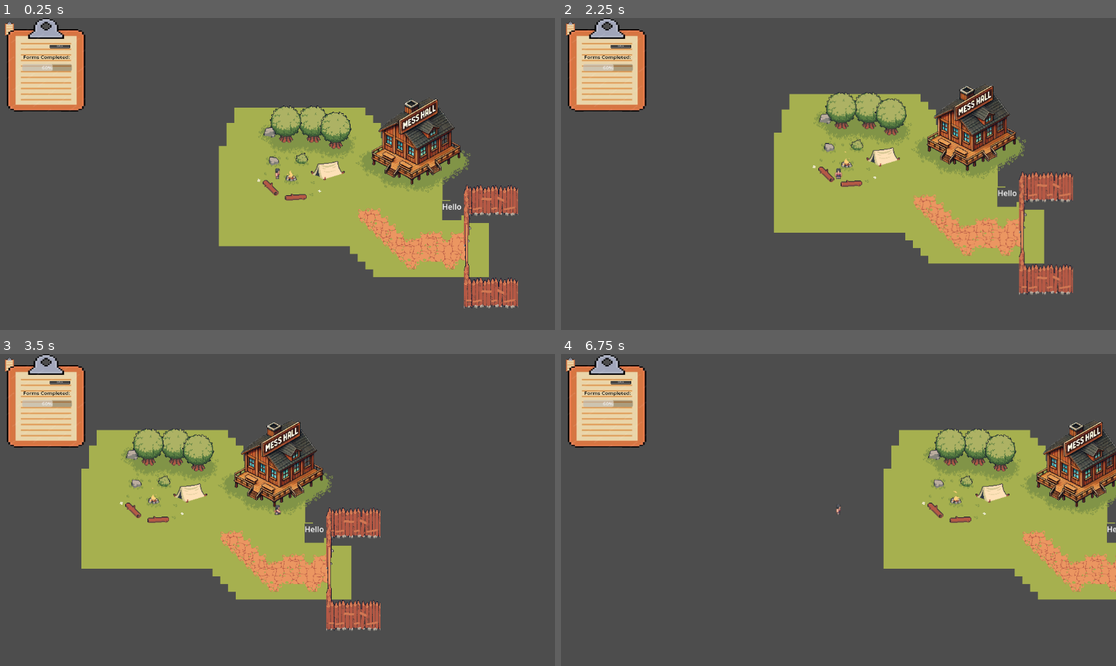
Above: before the commit, frames 1-4 (two rows, left to right).
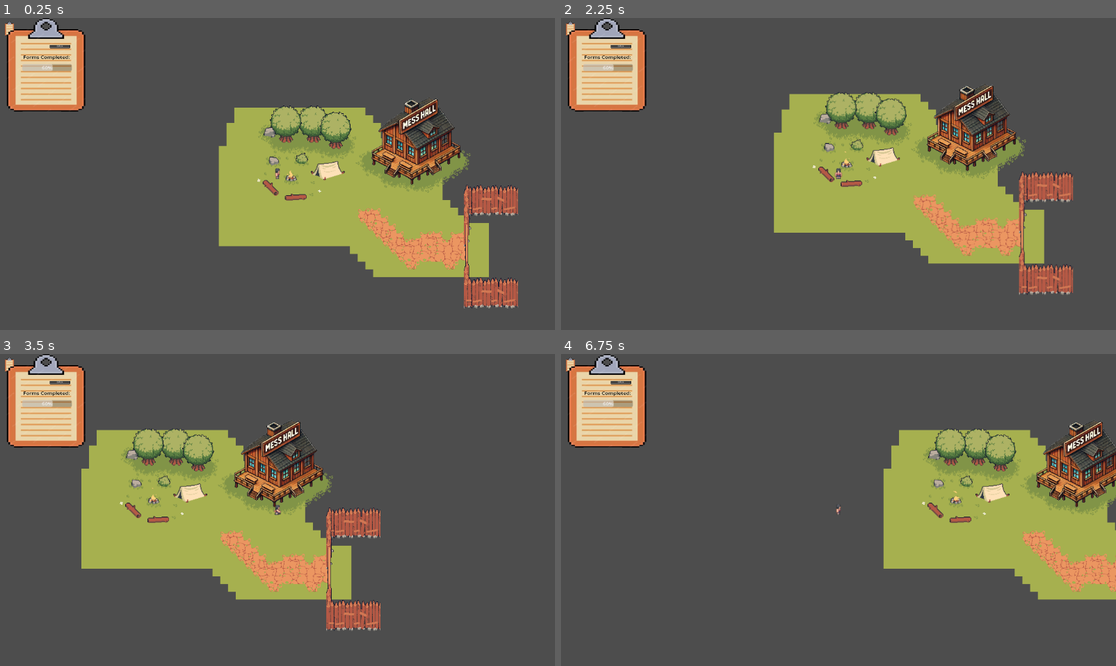
Above: after the commit, the same moments.

Repository: NathanReginato/StaffGame
Game: Godot game, scene res://Sandbox.tscn
Two runs of this game, one before a commit and one after it. Both use one fixed random seed, a clock stepped at 60 frames per second and the inputs below.
Inputs (mouse positions are in pixels of both pictures, inside the frame that each line leads up to):
- Up to frame 1 (0.25 s): no input
- Up to frame 2 (2.25 s): click (572, 27) at 0.52 s; tap Enter at 1.25 s; hold Right (move_right) 1.28-2.03 s; tap Space at 2 s; hold Down (move_down) from 2.03 s (still down)
- Up to frame 3 (3.5 s): tap Enter at 2.75 s; release Down (move_down) at 2.78 s; hold Right (move_right) from 2.78 s (still down)
- Up to frame 4 (6.75 s): release Right (move_right) at 3.53 s; hold Up (move_up) 3.53-4.28 s; hold Left (move_left) 4.28-5.78 s; hold Down (move_down) 5.78-6.53 s; hold Right (move_right) from 6.53 s (still down)

The runs differ from the first frame. In frame 1, 0.2% of the frame differs, in the area x 79-84%, y 58-65%; in frame 2, 0.2%, in the area x 78-83%, y 54-61%; in frame 3, 0.2%; in frame 4, 0.1%.

Commit message:
add new text info

Diff:
--- a/Sandbox/Gate.gd
+++ b/Sandbox/Gate.gd
@@ -1,13 +1,22 @@
 extends Area2D
 var _gate_open = false
+
 # Called when the node enters the scene tree for the first time.
 func _ready():
 	self.monitoring = true
+	get_node("GateInfo").visible = false
 
 
 func _on_body_entered(body):
 	if "is_player" in body and body.is_player == true:
 		if _gate_open == false:
-			get_node("Gate/AnimatedSprite2D").play("gate_open")
-			get_node("Gate/CollisionShape2D").disabled = true
-			_gate_open = true
+			#get_node("Gate/AnimatedSprite2D").play("gate_open")
+			#get_node("Gate/CollisionShape2D").disabled = true
+			get_node("GateInfo").visible = true
+			#_gate_open = true
+
+
+func _on_body_exited(body):
+	if "is_player" in body and body.is_player == true:
+		if get_node("GateInfo").visible:
+			get_node("GateInfo").visible = false
--- a/Sandbox/Sandbox.tscn
+++ b/Sandbox/Sandbox.tscn
@@ -8,7 +8,8 @@
 [ext_resource type="Texture2D" uid="uid://4plsjkxenc5j" path="res://Village Tileset/1.1 Tiles/Tileset2.png" id="20_6hawp"]
 [ext_resource type="Script" path="res://Gate.gd" id="20_8bf70"]
 [ext_resource type="Texture2D" uid="uid://dliy1elthu5r" path="res://Village Tileset/3 Animated Objects/DoubleDoor2.png" id="20_alu50"]
-[ext_resource type="Texture2D" uid="uid://dyrkmnfa8bcl" path="res://One Off Assets/resultmesshall.png" id="26_5qslv"]
+[ext_resource type="Texture2D" uid="uid://b5mwl5nyqlwde" path="res://One Off Assets/text-space-scroll-paper-pixel-art-style_475147-2697-removebg-preview.png" id="25_b3jwq"]
+[ext_resource type="Texture2D" uid="uid://ds3yfq2ty1qeo" path="res://One Off Assets/resultmesshall.png" id="26_5qslv"]
 [ext_resource type="Texture2D" uid="uid://deac834vtbre1" path="res://Field Tileset/1 Tiles/FieldsTileset.png" id="65_4sg5m"]
 [ext_resource type="Texture2D" uid="uid://bilo5448unwv1" path="res://Field Tileset/3 Animated Objects/2 Campfire/2.png" id="72_t0ueo"]
 [ext_resource type="Texture2D" uid="uid://bk5c0k21rpixs" path="res://Field Tileset/2 Objects/1 Shadow/3.png" id="73_8x6uv"]
@@ -675,6 +676,13 @@
 "speed": 5.0
 }]
 
+[sub_resource type="SystemFont" id="SystemFont_x1vil"]
+font_names = PackedStringArray("Pixeloid Mono")
+
+[sub_resource type="LabelSettings" id="LabelSettings_rarfx"]
+font_size = 22
+font_color = Color(0, 0, 0, 1)
+
 [sub_resource type="TileSetAtlasSource" id="TileSetAtlasSource_bm2i7"]
 texture = ExtResource("20_6hawp")
 texture_region_size = Vector2i(16, 64)
@@ -981,19 +989,6 @@
 [node name="GateArea" type="Node2D" parent="Static Assets"]
 position = Vector2(620, 182)
 
-[node name="ColorRect" type="ColorRect" parent="Static Assets/GateArea"]
-offset_left = 21.0
-offset_top = 12.0
-offset_right = 61.0
-offset_bottom = 52.0
-color = Color(0.306923, 0.306923, 0.306923, 1)
-metadata/_edit_group_ = true
-
-[node name="GateText" type="Label" parent="Static Assets/GateArea/ColorRect"]
-offset_right = 40.0
-offset_bottom = 23.0
-text = "Hello"
-
 [node name="Gate" type="Area2D" parent="Static Assets/GateArea"]
 position = Vector2(72, 73)
 script = ExtResource("20_8bf70")
@@ -1007,13 +1002,34 @@
 [node name="CollisionShape2D" type="CollisionShape2D" parent="Static Assets/GateArea/Gate/Gate"]
 position = Vector2(0.5, 30)
 shape = SubResource("RectangleShape2D_exjar")
-disabled = true
 
 [node name="AnimatedSprite2D" type="AnimatedSprite2D" parent="Static Assets/GateArea/Gate/Gate"]
 position = Vector2(18.25, 17)
 scale = Vector2(0.97541, 1)
 sprite_frames = SubResource("SpriteFrames_upwwf")
 animation = &"gate_open"
+
+[node name="GateInfo" type="Node2D" parent="Static Assets/GateArea/Gate"]
+z_index = 200
+position = Vector2(-28, -146)
+
+[node name="Sprite2D" type="Sprite2D" parent="Static Assets/GateArea/Gate/GateInfo"]
+position = Vector2(25, 94)
+scale = Vector2(0.27004, 0.297094)
+texture = ExtResource("25_b3jwq")
+
+[node name="GateText" type="Label" parent="Static Assets/GateArea/Gate/GateInfo/Sprite2D"]
+offset_left = -114.798
+offset_top = -6.73188
+offset_right = 140.202
+offset_bottom = 50.2681
+theme_override_fonts/font = SubResource("SystemFont_x1vil")
+theme_override_font_sizes/font_size = 0
+text = "Fill out a form
+to open the gate!"
+label_settings = SubResource("LabelSettings_rarfx")
+horizontal_alignment = 1
+metadata/_edit_use_anchors_ = true
 
 [node name="Walls" type="StaticBody2D" parent="Static Assets/GateArea"]
 
@@ -1063,3 +1079,4 @@
 [connection signal="pressed" from="Player/Camera2D/Button" to="Player" method="_on_button_pressed"]
 [connection signal="pressed" from="Player/Camera2D/Clipboard/Button" to="Player/Camera2D" method="_on_button_pressed"]
 [connection signal="body_entered" from="Static Assets/GateArea/Gate" to="Static Assets/GateArea/Gate" method="_on_body_entered"]
+[connection signal="body_exited" from="Static Assets/GateArea/Gate" to="Static Assets/GateArea/Gate" method="_on_body_exited"]
Binary file added: Sandbox/One Off Assets/text-space-scroll-paper-pixel-art-style_475147-2697-removebg-preview.png
Not shown, changed: Sandbox/One Off Assets/text-space-scroll-paper-pixel-art-style_475147-2697-removebg-preview.png.import
Binary file added: Sandbox/One Off Assets/text-space-scroll-paper-pixel-art-style_475147-2697.png
Not shown, changed: Sandbox/One Off Assets/text-space-scroll-paper-pixel-art-style_475147-2697.png.import
Not shown: 1 places in Sandbox/Sandbox.tscn that only renumber resources
Not shown, changed: .DS_Store
Not shown, changed: Sandbox/.DS_Store
Not shown, added: Sandbox/One Off Assets/.DS_Store
